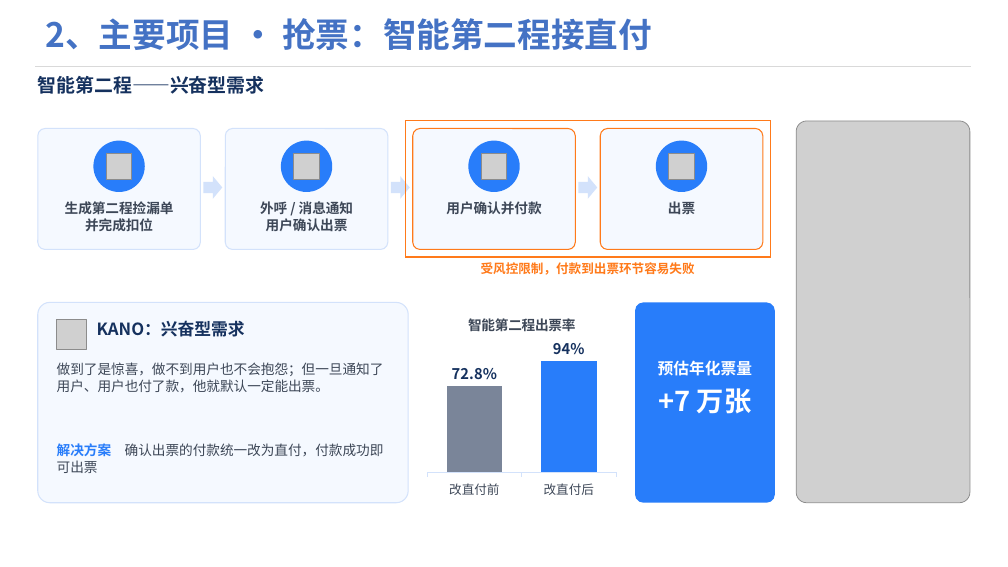
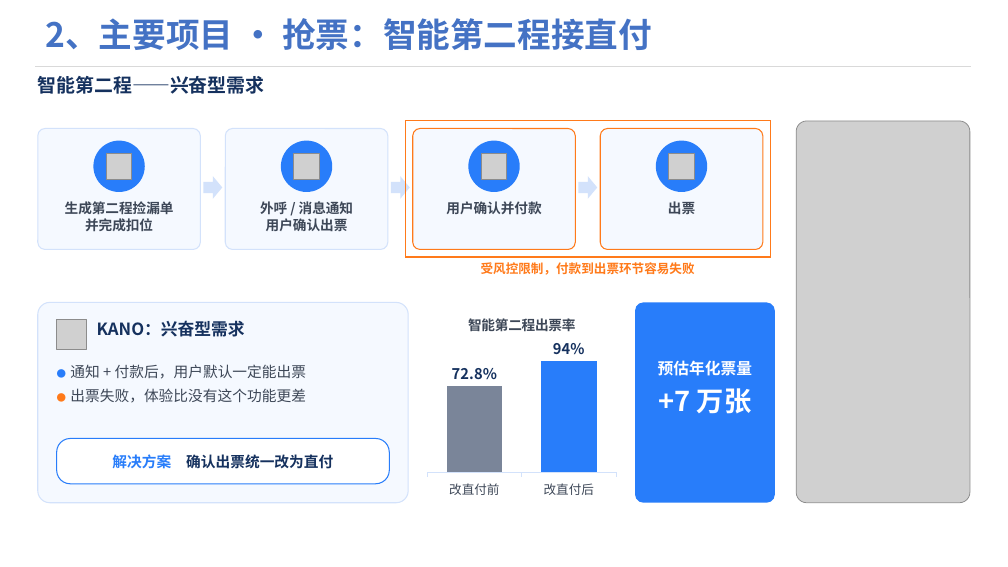
Before and after one commit to Wennie006/AI-myself, a slide deck: slide 1 of 智能第二程页.pptx. Drawn at 1008x567 pixels with LibreOffice and Linux fonts; fonts in the diff are those of the drawing; grey boxes stand for pictures; background and template pictures are left out. Boxes give left, top, right and bottom in pixels: in the first picture for what was removed or moved away, otherwise in the second. Text is boxed around its words. In the diff, an @@ line names an element or a change of style, - is before the commit and + after.

```diff
--- a/智能第二程页.pptx
+++ b/智能第二程页.pptx
@@ text at box(70, 364, 306, 403): text changed; size 13 to 14 pt @@
-做到了是惊喜，做不到用户也不会抱怨；但一旦通知了用户、用户也付了款，他就默认一定能出票。
+● 通知 + 付款后，用户默认一定能出票
+● 出票失败，体验比没有这个功能更差
@@ text "解决方案 确认出票统一改为直付" at box(112, 454, 333, 469): vertical alignment top to middle @@
@@ rounded rectangle added at box(57, 439, 389, 484), fill #FFFFFF, outline #287DFA 1 pt @@
@@ text at box(112, 454, 333, 469): text changed; size 13 to 14 pt; text colour #3D4757 to #15315E; bold on @@
-解决方案 确认出票的付款统一改为直付，付款成功即可出票
+解决方案 确认出票统一改为直付
```
Also in this commit, not shown: 1 other file.
